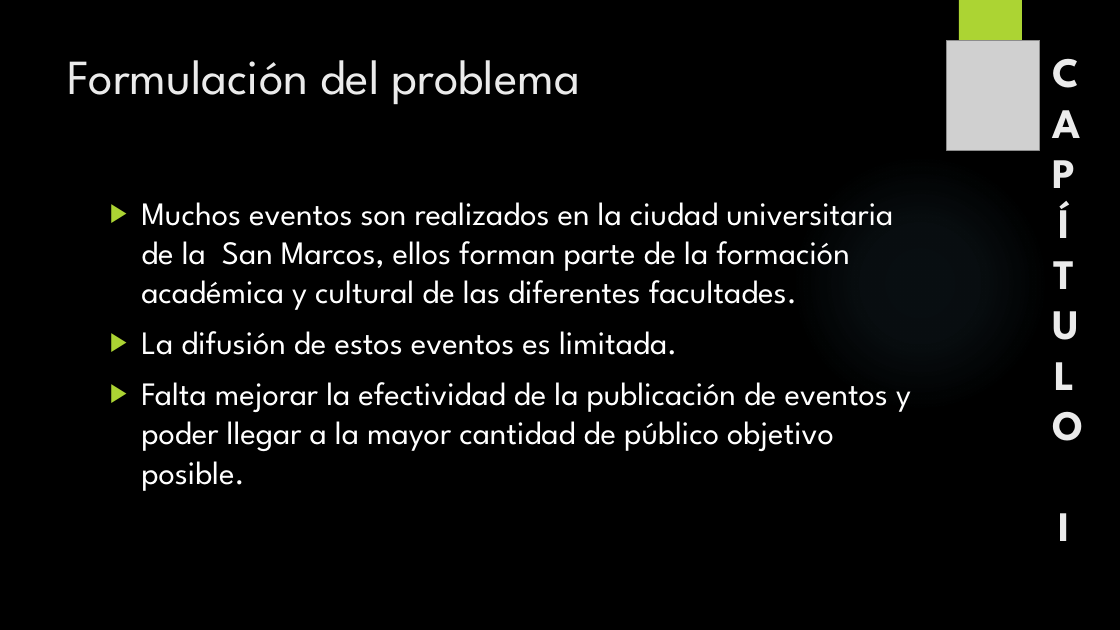
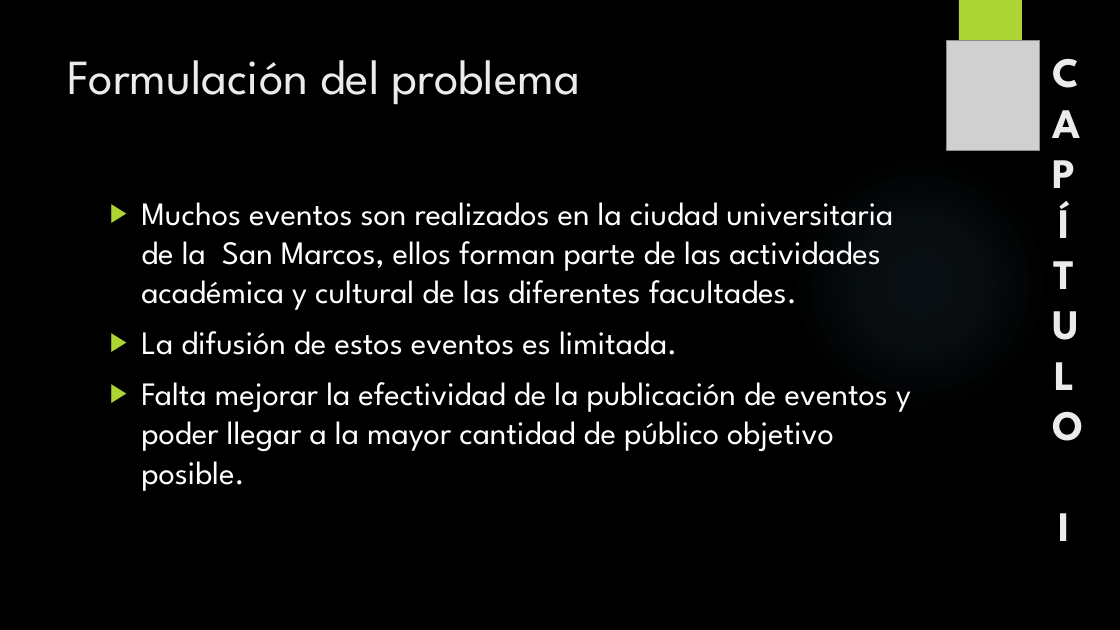
Before and after one commit to Climbhazard/tesis-visora, a slide deck: slide 3 of Tesis.pptx. Drawn at 1120x630 pixels with LibreOffice and Linux fonts; fonts in the diff are those of the drawing; grey boxes stand for pictures; background and template pictures are left out. Boxes give left, top, right and bottom in pixels: in the first picture for what was removed or moved away, otherwise in the second. Text is boxed around its words. In the diff, an @@ line names an element or a change of style, - is before the commit and + after.

```diff
--- a/Tesis.pptx
+++ b/Tesis.pptx
@@ text at box(141, 202, 893, 310): text changed @@
-▶ Muchos eventos son realizados en la ciudad universitaria de la San Marcos, ellos forman parte de la formación académica y cultural de las diferentes facultades.
+▶ Muchos eventos son realizados en la ciudad universitaria de la San Marcos, ellos forman parte de las actividades académica y cultural de las diferentes facultades.
```
Also in this commit, not shown: 12 other slides changed, 1 other file.
